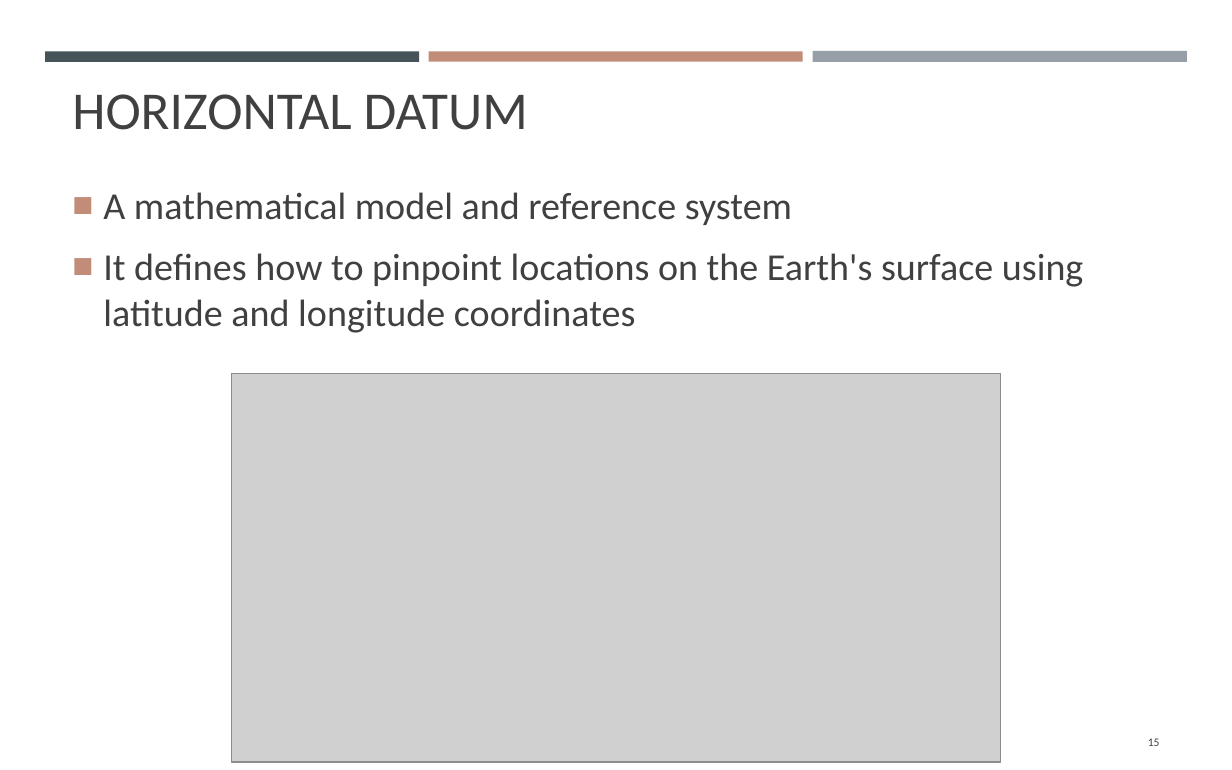
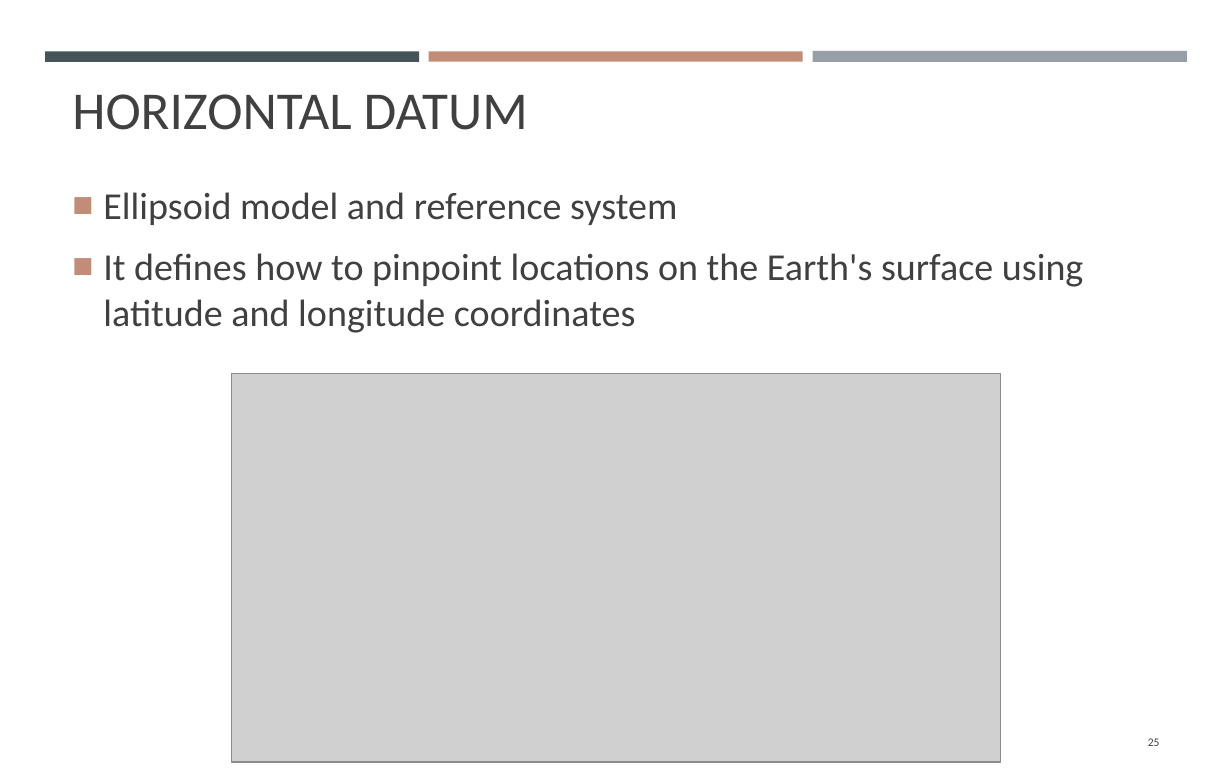
Before and after one commit to gisynw/GIS_I, a slide deck: slide 25 of docs/Lectures/Week03/Week03_GEOG2475_Datum_Tuesday.pptx (slide 15 before the commit). Drawn at 1232x770 pixels with LibreOffice and Linux fonts; fonts in the diff are those of the drawing; grey boxes stand for pictures. Boxes give left, top, right and bottom in pixels: in the first picture for what was removed or moved away, otherwise in the second. Text is boxed around its words. In the diff, an @@ line names an element or a change of style, - is before the commit and + after.

```diff
--- a/docs/Lectures/Week03/Week03_GEOG2475_Datum_Tuesday.pptx
+++ b/docs/Lectures/Week03/Week03_GEOG2475_Datum_Tuesday.pptx
@@ text at box(103, 192, 677, 225): text changed @@
-■ A mathematical model and reference system
+■ Ellipsoid model and reference system
@@ page number at box(1148, 738, 1160, 746): text changed @@
-15
+25
```
Also in this commit, not shown: 5 other slides changed, 12 slides added, 5 other files.
